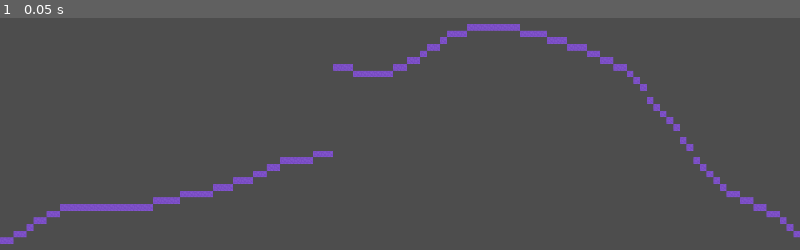
Above: before the commit, frame 1.
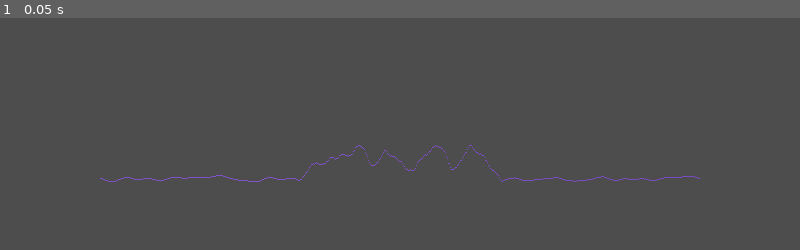
Above: after the commit, the same moment.

Repository: TheCubicCyborg/Lost-To-Space-Cyborg-Cut
Game: Godot game, scene res://Modules/WorldGen/world.tscn
Same seed, same stepped clock (60 frames per second), same inputs: the game is played once before the commit and once after it. The project has no main scene, so this scene is started directly.
Inputs:
- Up to frame 1 (0.05 s): no input

The runs differ from the first frame. In frame 1, 3.3% of the frame differs, in the area x 0-100%, y 2-98%.

Commit message:
Made some looping maps

Diff:
--- a/Modules/WorldGen/world.tscn
+++ b/Modules/WorldGen/world.tscn
@@ -44,9 +44,26 @@
 [sub_resource type="TileSet" id="TileSet_bfe6w"]
 sources/0 = SubResource("TileSetAtlasSource_lb5j5")
 
+[sub_resource type="FastNoiseLite" id="FastNoiseLite_bu6id"]
+noise_type = 3
+frequency = 0.05
+fractal_type = 0
+domain_warp_enabled = true
+domain_warp_fractal_type = 0
+
+[sub_resource type="NoiseTexture2D" id="NoiseTexture2D_5r3jb"]
+noise = SubResource("FastNoiseLite_bu6id")
+
 [node name="World" type="Node2D"]
 script = ExtResource("1_xi8eb")
 
 [node name="TileMap" type="TileMap" parent="."]
 tile_set = SubResource("TileSet_bfe6w")
 format = 2
+
+[node name="Sprite2D" type="Sprite2D" parent="."]
+visible = false
+texture = SubResource("NoiseTexture2D_5r3jb")
+
+[node name="Camera2D" type="Camera2D" parent="."]
+zoom = Vector2(0.15, 0.15)
--- a/Modules/WorldGen/world_generator.gd
+++ b/Modules/WorldGen/world_generator.gd
@@ -1,20 +1,53 @@
 extends Node
 
-var surface = FastNoiseLite.new()
+var flat = FastNoiseLite.new()
+var hilly = FastNoiseLite.new()
 @onready var tilemap = $TileMap
 
 # Called when the node enters the scene tree for the first time.
 func _ready():
-	surface.seed = randi()
-	surface.noise_type = FastNoiseLite.TYPE_PERLIN
-	surface.frequency = 0.005
-	for x in range(0,215):
-		if(x<50):
-			tilemap.set_cell(0,Vector2i(x,50+int(surface.get_noise_1d(x)*50)),0,Vector2i(0,0))
-		else:
-			tilemap.set_cell(0,Vector2i(x,50+int(surface.get_noise_1d(x)*100)),0,Vector2i(0,0))
+	flat.seed = randi()
+	hilly.seed = randi()
+	flat.fractal_type = FastNoiseLite.FRACTAL_NONE
+	hilly.fractal_type = FastNoiseLite.FRACTAL_NONE
+	flat.noise_type = FastNoiseLite.TYPE_PERLIN
+	hilly.noise_type = FastNoiseLite.TYPE_PERLIN
+	flat.frequency = 0.05
+	hilly.frequency = 0.05
+	hilly.domain_warp_enabled = 1
+	hilly.domain_warp_fractal_type = FastNoiseLite.DOMAIN_WARP_FRACTAL_NONE
+
+	var radius = 300/PI
+	var step = PI/300
+
+	for x in range(-300,300):
+		var sample1 = 50 + round(flat.get_noise_2dv(Vector2i((radius*cos(x*step)),(radius*sin(x*step))))*5)
+		var sample2 = 30 + round(hilly.get_noise_2dv(Vector2i((radius*cos(x*step)),(radius*sin(x*step))))*20)
+		var sample
+		if(x < 200 and x > -200):
+			sample = sample1
+		elif(x >= 220 or x <= -220):
+			sample = sample2
+		elif (x >= 200 and x < 220):
+			var ratio = (x-199.0)/20.0
+			sample = (sample2*ratio)+(sample1*(1-ratio))
+		elif(x <= -200 and x > -220):
+			var ratio = -(x+199.0)/20.0
+			sample = (sample2*ratio)+(sample1*(1-ratio))
+
+		#tilemap.set_cell(0,Vector2i(x,sample),0,Vector2i(0,0))
+		if(x < 0):
+			tilemap.set_cell(0,Vector2i(x+300,sample),0,Vector2i(0,0))
+		elif(x>= 0):
+			tilemap.set_cell(0,Vector2i(x-300,sample),0,Vector2i(0,0))
+
+		if(x == -300):
+			print(sample2)
+		if(x == 299):
+			print(sample2)
+		#tilemap.set_cell(0,Vector2i(x,50 + sample2),0,Vector2i(0,0))
 		#tilemap.set_cell(0,Vector2i(x,10),0,Vector2i(0,0))
-
+		#tilemap.set_cell(0,Vector2i((radius*cos(x*step)),(radius*sin(x*step))),0,Vector2i(0,0))
 
 # Called every frame. 'delta' is the elapsed time since the previous frame.
 func _process(delta):
Not shown: 1 places in Modules/WorldGen/world.tscn that only renumber resources
